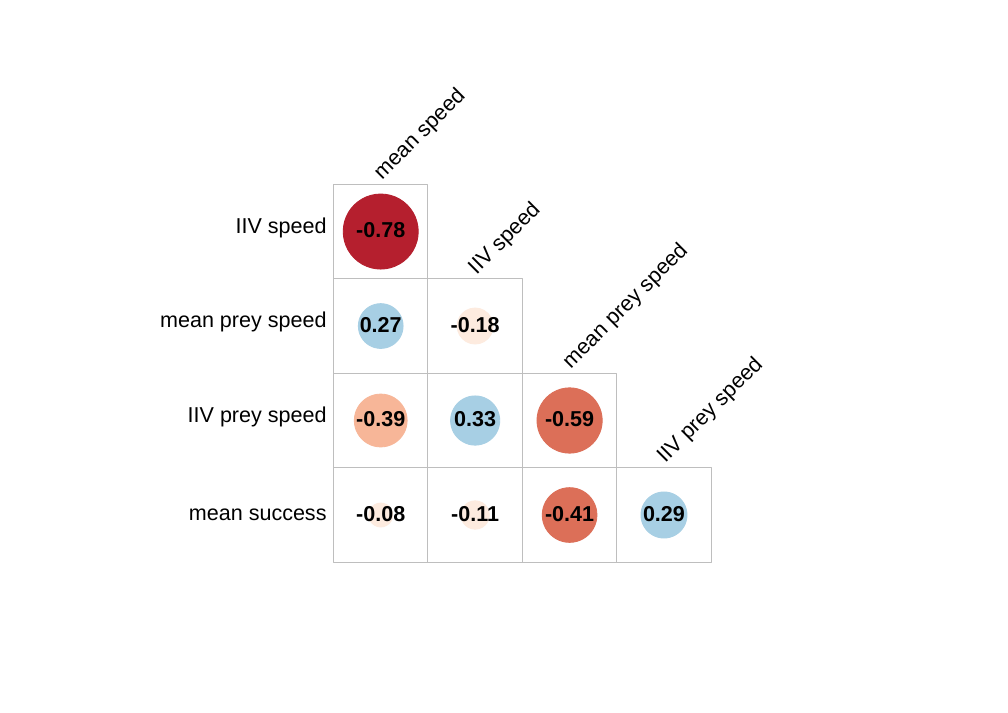
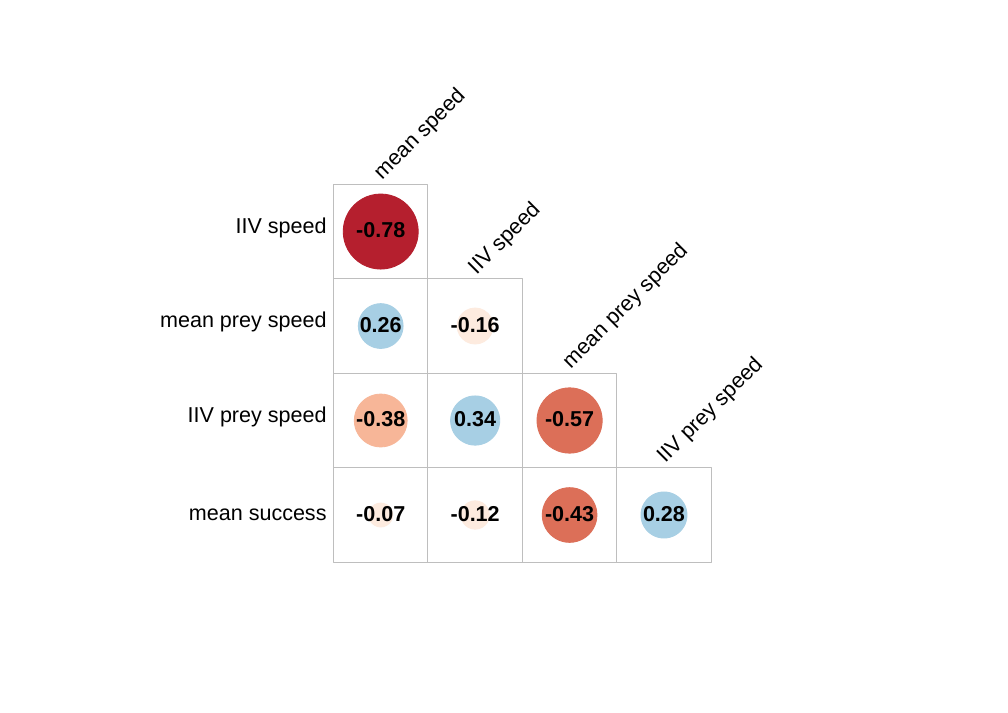
Before and after one commit to quantitative-ecologist/experience-hunting-tactics, a slide deck: slide 3 of outputs/04_outputs_figures/figure4-raw.pptx. Drawn at 1008x713 pixels with LibreOffice and Linux fonts; fonts in the diff are those of the drawing. Boxes give left, top, right and bottom in pixels: in the first picture for what was removed or moved away, otherwise in the second. Text is boxed around its words. In the diff, an @@ line names an element or a change of style, - is before the commit and + after.

```diff
--- a/outputs/04_outputs_figures/figure4-raw.pptx
+++ b/outputs/04_outputs_figures/figure4-raw.pptx
@@ text at (360, 315, 402, 337): text changed @@
-0.27
+0.26
@@ text at (451, 317, 500, 333): text changed @@
--0.18
+-0.16
@@ text at (356, 411, 405, 427): text changed @@
--0.39
+-0.38
@@ text at (454, 411, 496, 427): text changed @@
-0.33
+0.34
@@ text at (545, 411, 594, 427): text changed @@
--0.59
+-0.57
@@ text at (356, 506, 405, 522): text changed @@
--0.08
+-0.07
@@ text at (451, 506, 500, 522): text changed @@
--0.11
+-0.12
@@ text at (545, 506, 594, 522): text changed @@
--0.41
+-0.43
@@ text at (643, 506, 685, 522): text changed @@
-0.29
+0.28
```
Also in this commit, not shown: 2 other slides changed, 1 other file.
